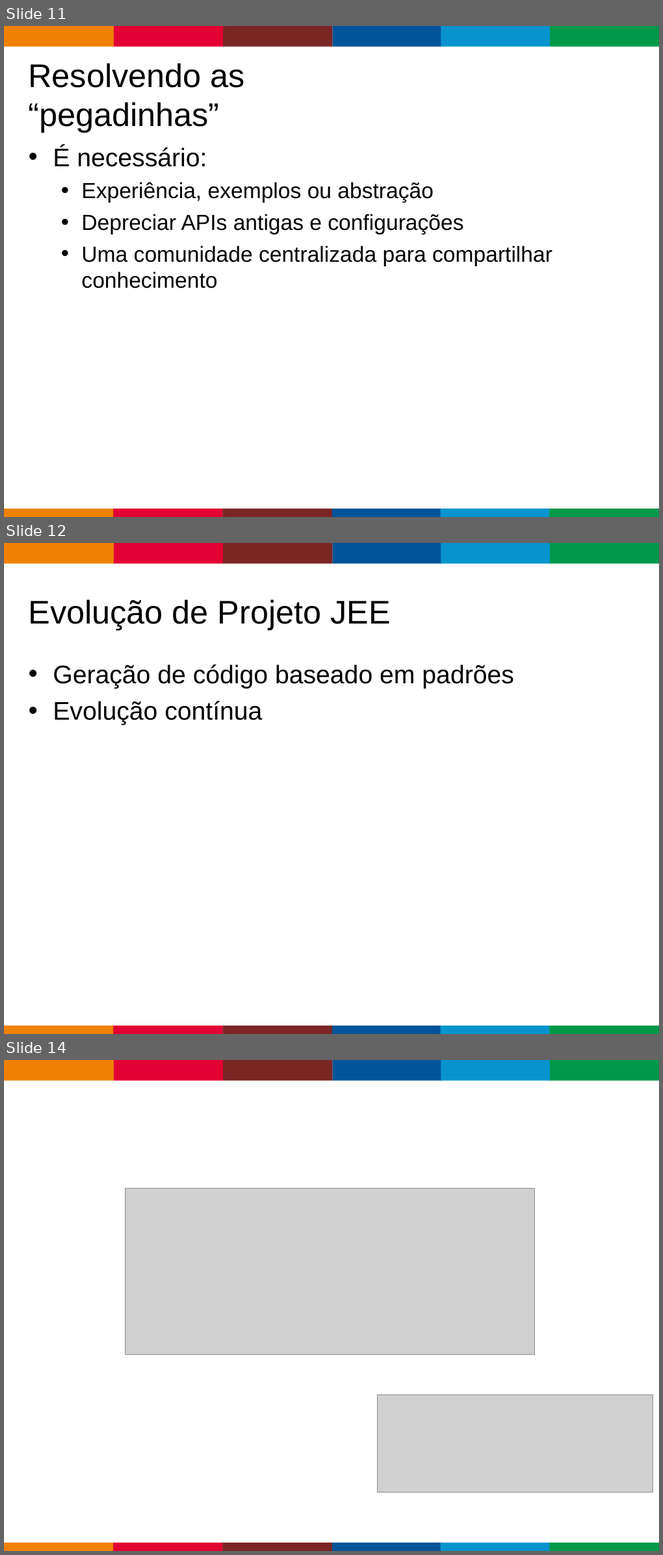
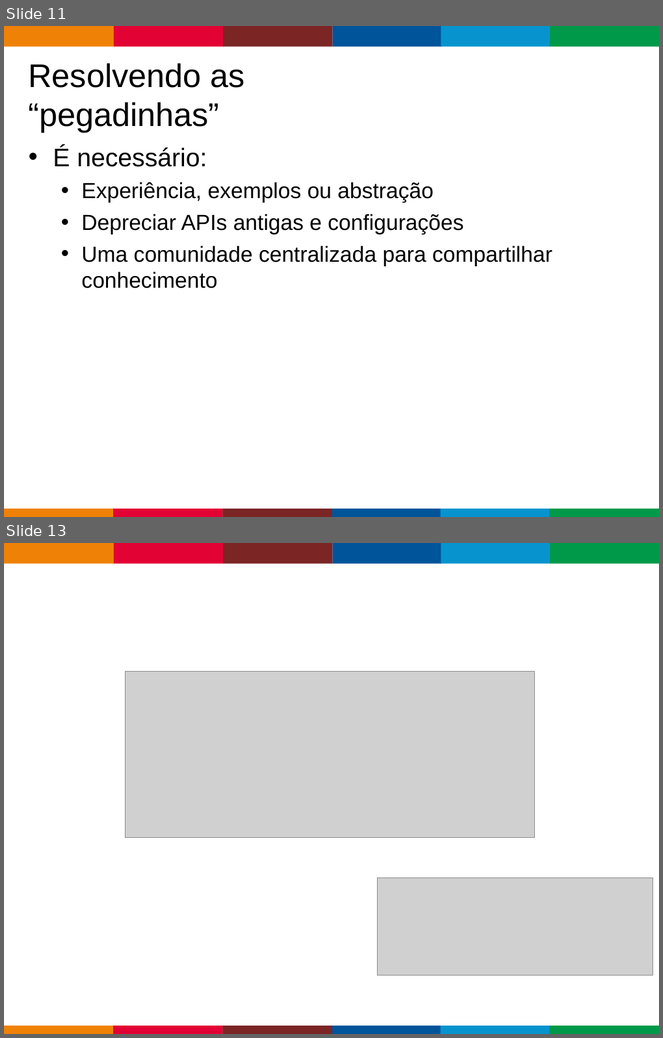
Before and after one commit to gastaldi/talks, a slide deck: Forge/JBossForge-TDC2012_pt_BR.odp. Shown one above the other, each under a label of ours: slides 11, 12 and 14 before the commit, slides 11 and 13 after it; the slides between them are not shown. The pictures are 663x1555 and 663x1038 pixels, drawn with LibreOffice and Linux fonts; fonts in the diff are those of the drawing; grey boxes stand for pictures; background and template pictures are left out. Boxes give left, top, right and bottom in pixels: in the first picture for what was removed or moved away, otherwise in the second. Text is boxed around its words. In the diff, an @@ line names an element or a change of style, - is before the commit and + after.

```diff
--- a/Forge/JBossForge-TDC2012_pt_BR.odp
+++ b/Forge/JBossForge-TDC2012_pt_BR.odp
@@ slide 12 removed at (4, 543, 659, 1034), background #FFFFFF; not listed: 13 template elements that a slide beside it also shows @@
@@ title removed at (29, 600, 390, 630) @@
-Evolução de Projeto JEE
@@ text removed at (53, 665, 514, 725) @@
-• Geração de código baseado em padrões
-• Evolução contínua
@@ what was slide 14 is now slide 13 @@
```
Also in this commit, not shown: 5 other files.
